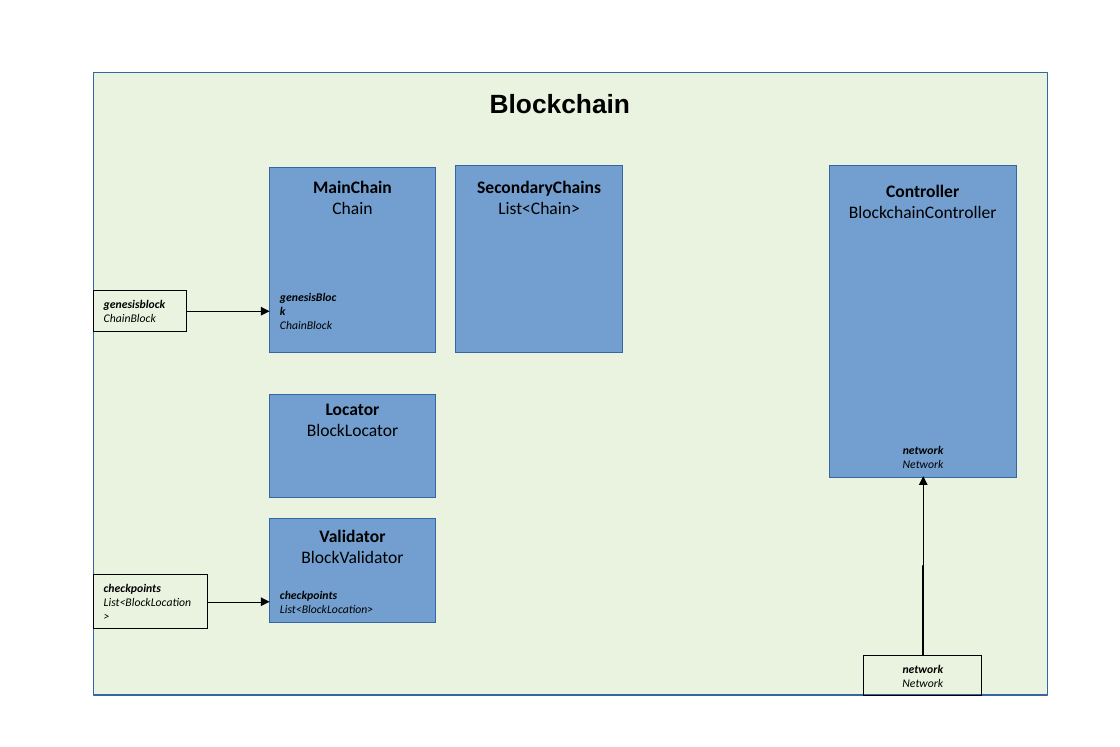
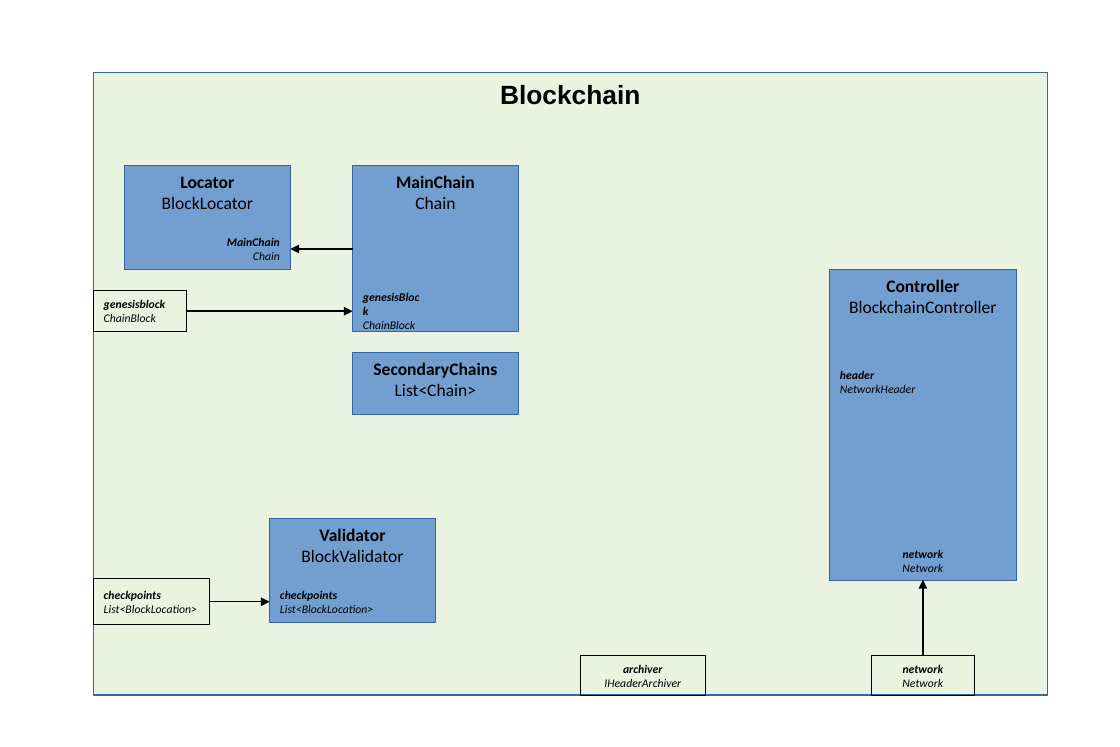
Before and after one commit to BusinessChain/BToken, a slide deck: slide 1 of Doc/Blockchain.odp. Drawn at 1120x747 pixels with LibreOffice and Linux fonts; fonts in the diff are those of the drawing. Boxes give left, top, right and bottom in pixels: in the first picture for what was removed or moved away, otherwise in the second. Text is boxed around its words. In the diff, an @@ line names an element or a change of style, - is before the commit and + after.

Commit message:
Injected Blockchain and Network object directly into Channel instead of Controller

```diff
--- a/Doc/Blockchain.odp
+++ b/Doc/Blockchain.odp
@@ rectangle "Blockchain": place and size @@
-rectangle "Blockchain" at (490, 94, 630, 114)
+rectangle "Blockchain" at (94, 73, 1048, 695)
@@ rectangle "Blockchain" at (94, 73, 1048, 695): vertical alignment middle to top; fill none to #E0EFD4 at 70% opacity; outline none to #3465A4 0.99 pt @@
@@ rectangle removed at (94, 73, 1048, 695) @@
@@ vertical alignment middle to top; fill none to #729FCF; outline none to #3465A4 0 pt in 3 elements at (829, 270, 1016, 581), (353, 353, 518, 415), (124, 165, 290, 269) @@
@@ rectangle "Locator": place and size @@
-rectangle "Locator" at (307, 403, 398, 436)
+rectangle "Locator" at (124, 165, 290, 269)
@@ rectangle removed at (270, 168, 435, 353) @@
@@ rectangle added at (353, 165, 518, 331), fill #729FCF, outline #3465A4 0 pt, 12 pt, text #000000, bold @@
+MainChain
+Chain
@@ rectangle removed at (455, 165, 623, 352) @@
@@ rectangle removed at (829, 165, 1017, 476) @@
@@ text "MainChain": place and size @@
-text "MainChain" at (313, 180, 392, 214)
+text "MainChain" at (227, 237, 280, 260)
@@ text "MainChain" at (227, 237, 280, 260): size 12 to 8 pt, italic on; alignment centre to right @@
@@ elbow arrow added from (353, 249) to (291, 249), #000000 0.99 pt @@
@@ text "genesisBlock" rewrapped from (280, 321, 332, 329) to (363, 321, 415, 333) @@
@@ rectangle "Controller": place and size @@
-rectangle "Controller" at (849, 184, 996, 218)
+rectangle "Controller" at (829, 270, 1016, 581)
@@ elbow arrow moved from (186, 311) - (270, 311) to (186, 311) - (353, 311) @@
@@ elbow arrow (186, 311) - (353, 311): stroke #000000 0 pt to #000000 0.99 pt @@
@@ rectangle "SecondaryChains": place and size @@
-rectangle "SecondaryChains" at (477, 180, 601, 214)
+rectangle "SecondaryChains" at (353, 353, 518, 415)
@@ text added at (840, 370, 915, 393), 8 pt, text #000000, italic @@
+header
+NetworkHeader
@@ rectangle removed at (270, 394, 435, 497) @@
@@ text "network": place and size @@
-text "network" at (903, 445, 944, 468)
+text "network" at (902, 549, 944, 572)
@@ rectangle "checkpoints": place and size @@
-rectangle "checkpoints" at (94, 574, 208, 628)
+rectangle "checkpoints" at (94, 578, 210, 624)
@@ elbow arrow moved from (923, 655) - (923, 476) to (923, 655) - (923, 579) @@
@@ elbow arrow (210, 602) - (270, 602): stroke #000000 0 pt to #000000 0.99 pt; route changed @@
@@ rectangle added at (581, 655, 705, 694), outline #000000 0 pt, 8 pt, text #000000, italic @@
+archiver
+IHeaderArchiver
@@ rectangle "network": place and size @@
-rectangle "network" at (864, 655, 982, 694)
+rectangle "network" at (871, 655, 975, 694)
```
Also in this commit, not shown: 6 other files.
